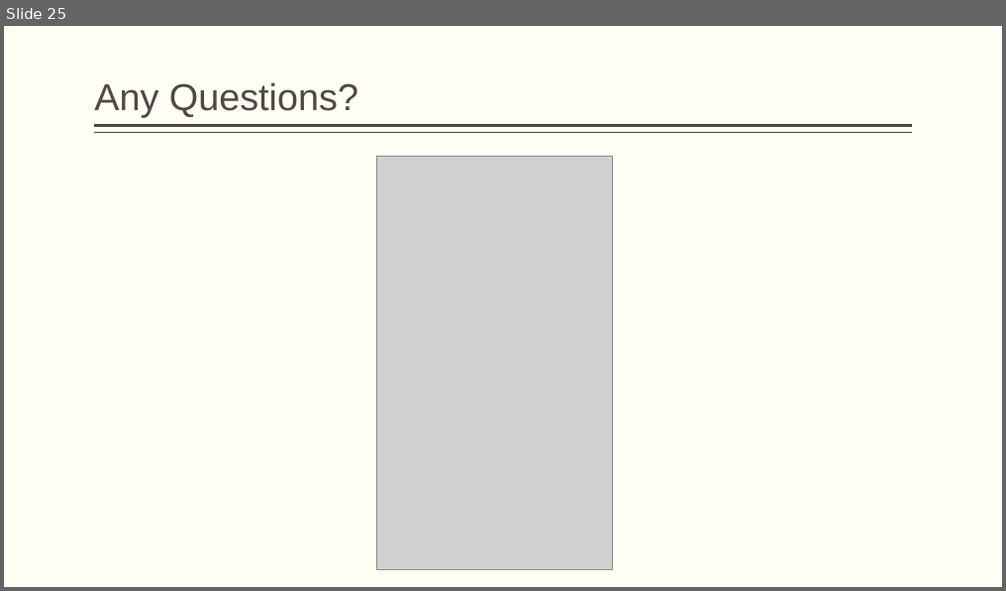
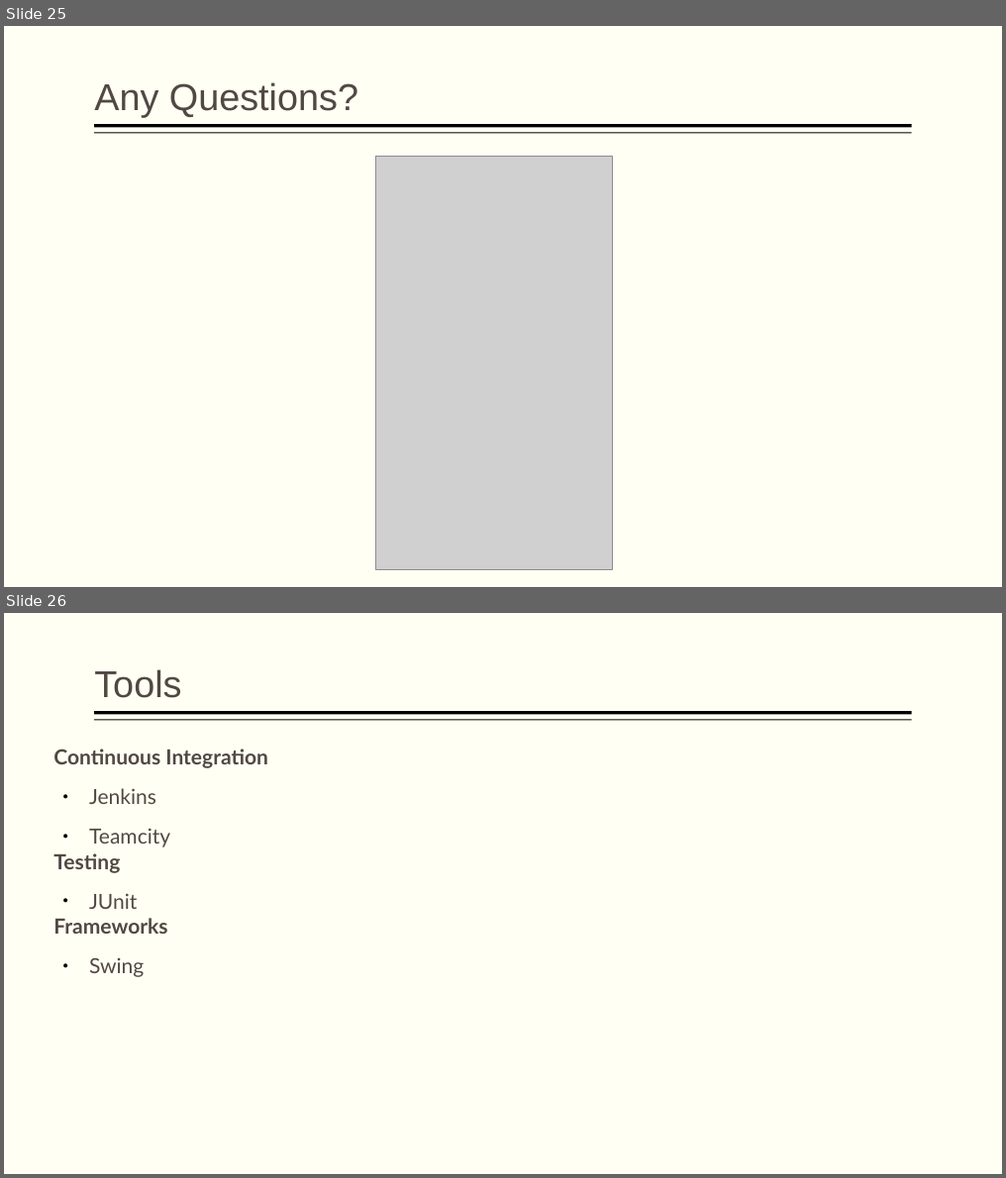
Before and after one commit to koehler1000/DHpoly, a slide deck: DHPOLYENDE.pptx. Shown one above the other, each under a label of ours: slide 25 before the commit, slides 25 and 26 after it. The pictures are 1006x591 and 1006x1178 pixels, drawn with LibreOffice and Linux fonts; fonts in the diff are those of the drawing; grey boxes stand for pictures. Boxes give left, top, right and bottom in pixels: in the first picture for what was removed or moved away, otherwise in the second. Text is boxed around its words. In the diff, an @@ line names an element or a change of style, - is before the commit and + after.

```diff
--- a/DHPOLYENDE.pptx
+++ b/DHPOLYENDE.pptx
@@ slide 26 added at (x1=4, y1=613, x2=1002, y2=1174), background #FFFFF3; not listed: 2 template elements that a slide beside it also shows @@
@@ text added at (x1=94, y1=669, x2=181, y2=698), 36 pt, text #514843 @@
+Tools
@@ text added at (x1=54, y1=749, x2=268, y2=977), 20 pt, text #514843, bold @@
+Continuous Integration
+● Jenkins
+● Teamcity
+Testing
+● JUnit
+Frameworks
+● Swing
@@ slide 25 changed as well @@
@@ line (912, 126) - (94, 126): stroke #514843 3 pt to #000000 3 pt @@
@@ line (912, 133) - (94, 133): stroke #514843 1 pt to #000000 0.99 pt @@
```
Also in this commit, not shown: 24 other slides changed, 1 other slide added, 1 slide removed.
